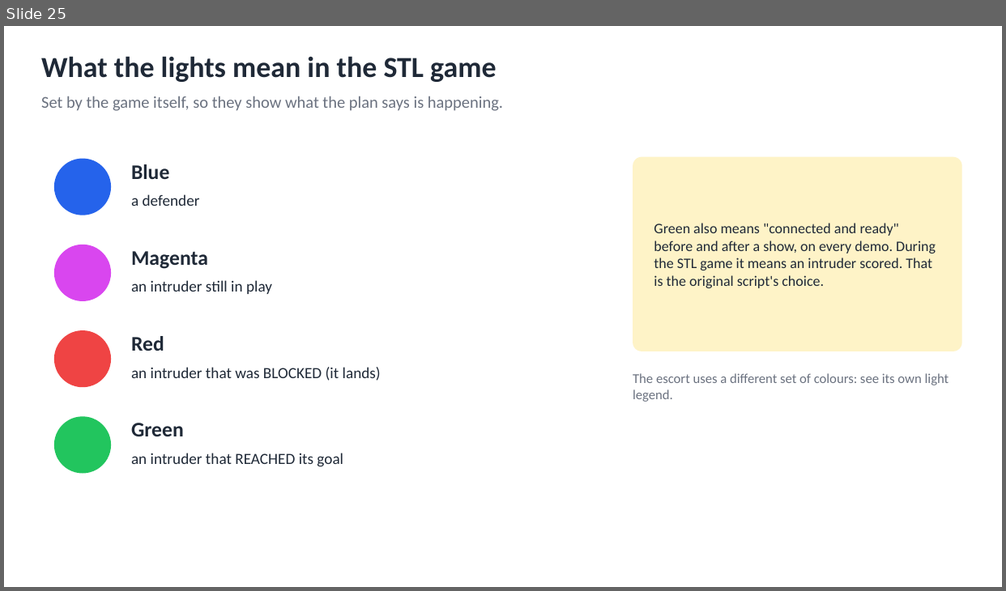
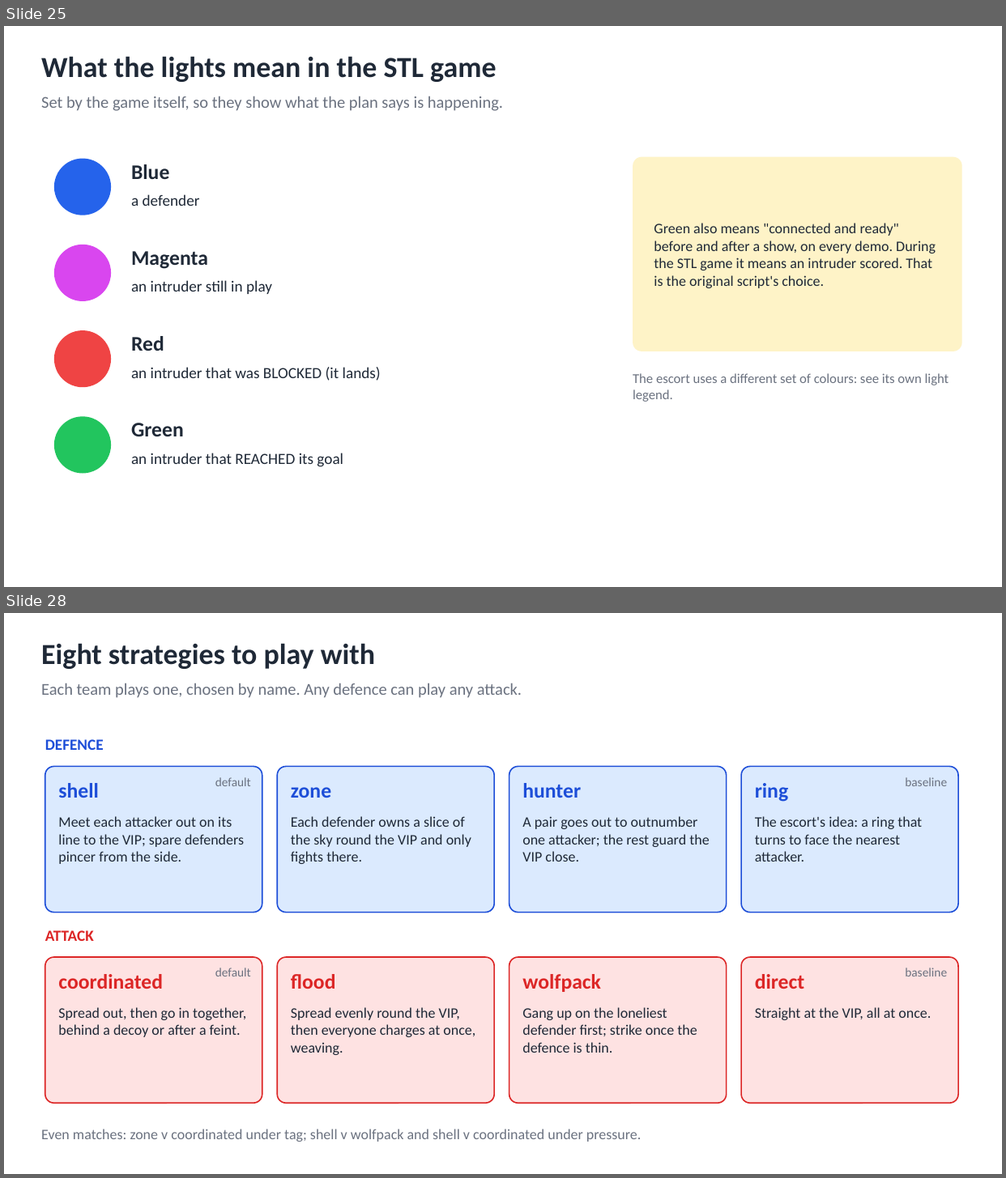
Before and after one commit to AI-DA-STC/CrazySwarm2-with-Mocap_Strike-and-Guard, a slide deck: docs/diagrams/strike-and-guard-diagrams.pptx. Shown one above the other, each under a label of ours: slide 25 before the commit, slides 25 and 28 after it; the slides between them are not shown. The pictures are 1006x591 and 1006x1178 pixels, drawn with LibreOffice and Linux fonts; fonts in the diff are those of the drawing. Boxes give left, top, right and bottom in pixels: in the first picture for what was removed or moved away, otherwise in the second. Text is boxed around its words. In the diff, an @@ line names an element or a change of style, - is before the commit and + after.

```diff
--- a/docs/diagrams/strike-and-guard-diagrams.pptx
+++ b/docs/diagrams/strike-and-guard-diagrams.pptx
@@ slide 28 added at bbox=[4, 613, 1002, 1174], background #FFFFFF @@
@@ text added at bbox=[41, 643, 375, 669], 28 pt, text #1F2937, bold @@
+Eight strategies to play with
@@ text added at bbox=[41, 683, 522, 698], 16 pt, text #6B7280 @@
+Each team plays one, chosen by name. Any defence can play any attack.
@@ text added at bbox=[45, 739, 104, 750], 15 pt, text #1D4ED8, bold @@
+DEFENCE
@@ rounded rectangle added at bbox=[45, 766, 262, 913], fill #DBEAFE, outline #1D4ED8 1.25 pt @@
@@ text added at bbox=[215, 777, 251, 786], 12 pt, text #6B7280 @@
+default
@@ rounded rectangle added at bbox=[277, 766, 494, 913], fill #DBEAFE, outline #1D4ED8 1.25 pt @@
@@ rounded rectangle added at bbox=[509, 766, 727, 913], fill #DBEAFE, outline #1D4ED8 1.25 pt @@
@@ rounded rectangle added at bbox=[741, 766, 958, 913], fill #DBEAFE, outline #1D4ED8 1.25 pt @@
@@ text added at bbox=[905, 777, 947, 786], 12 pt, text #6B7280 @@
+baseline
@@ text added at bbox=[58, 783, 99, 798], 20 pt, text #1D4ED8, bold @@
+shell
@@ text added at bbox=[291, 787, 331, 798], 20 pt, text #1D4ED8, bold @@
+zone
@@ text added at bbox=[522, 783, 581, 798], 20 pt, text #1D4ED8, bold @@
+hunter
@@ text added at bbox=[755, 783, 788, 802], 20 pt, text #1D4ED8, bold @@
+ring
@@ text added at bbox=[58, 816, 244, 864], 14 pt, text #1F2937 @@
+Meet each attacker out on its line to the VIP; spare defenders pincer from the side.
@@ text added at bbox=[291, 816, 471, 864], 14 pt, text #1F2937 @@
+Each defender owns a slice of the sky round the VIP and only fights there.
@@ text added at bbox=[522, 816, 709, 862], 14 pt, text #1F2937 @@
+A pair goes out to outnumber one attacker; the rest guard the VIP close.
@@ text added at bbox=[755, 816, 922, 862], 14 pt, text #1F2937 @@
+The escort's idea: a ring that turns to face the nearest attacker.
@@ text added at bbox=[45, 931, 94, 941], 15 pt, text #DC2626, bold @@
+ATTACK
@@ rounded rectangle added at bbox=[45, 957, 262, 1103], fill #FEE2E2, outline #DC2626 1.25 pt @@
@@ text added at bbox=[58, 974, 163, 989], 20 pt, text #DC2626, bold @@
+coordinated
@@ text added at bbox=[215, 968, 251, 977], 12 pt, text #6B7280 @@
+default
@@ rounded rectangle added at bbox=[277, 957, 494, 1103], fill #FEE2E2, outline #DC2626 1.25 pt @@
@@ text added at bbox=[291, 974, 336, 989], 20 pt, text #DC2626, bold @@
+flood
@@ rounded rectangle added at bbox=[509, 957, 727, 1103], fill #FEE2E2, outline #DC2626 1.25 pt @@
@@ text added at bbox=[522, 974, 601, 992], 20 pt, text #DC2626, bold @@
+wolfpack
@@ rounded rectangle added at bbox=[741, 957, 958, 1103], fill #FEE2E2, outline #DC2626 1.25 pt @@
@@ text added at bbox=[755, 974, 805, 989], 20 pt, text #DC2626, bold @@
+direct
@@ text added at bbox=[905, 968, 947, 977], 12 pt, text #6B7280 @@
+baseline
@@ text added at bbox=[58, 1007, 246, 1037], 14 pt, text #1F2937 @@
+Spread out, then go in together, behind a decoy or after a feint.
@@ text added at bbox=[291, 1007, 475, 1055], 14 pt, text #1F2937 @@
+Spread evenly round the VIP, then everyone charges at once, weaving.
@@ text added at bbox=[522, 1007, 697, 1053], 14 pt, text #1F2937 @@
+Gang up on the loneliest defender first; strike once the defence is thin.
@@ text added at bbox=[755, 1007, 931, 1020], 14 pt, text #1F2937 @@
+Straight at the VIP, all at once.
@@ text added at bbox=[41, 1129, 641, 1142], 14 pt, text #6B7280 @@
+Even matches: zone v coordinated under tag; shell v wolfpack and shell v coordinated under pressure.
```
Also in this commit, not shown: 4 other slides added, 9 other files.
